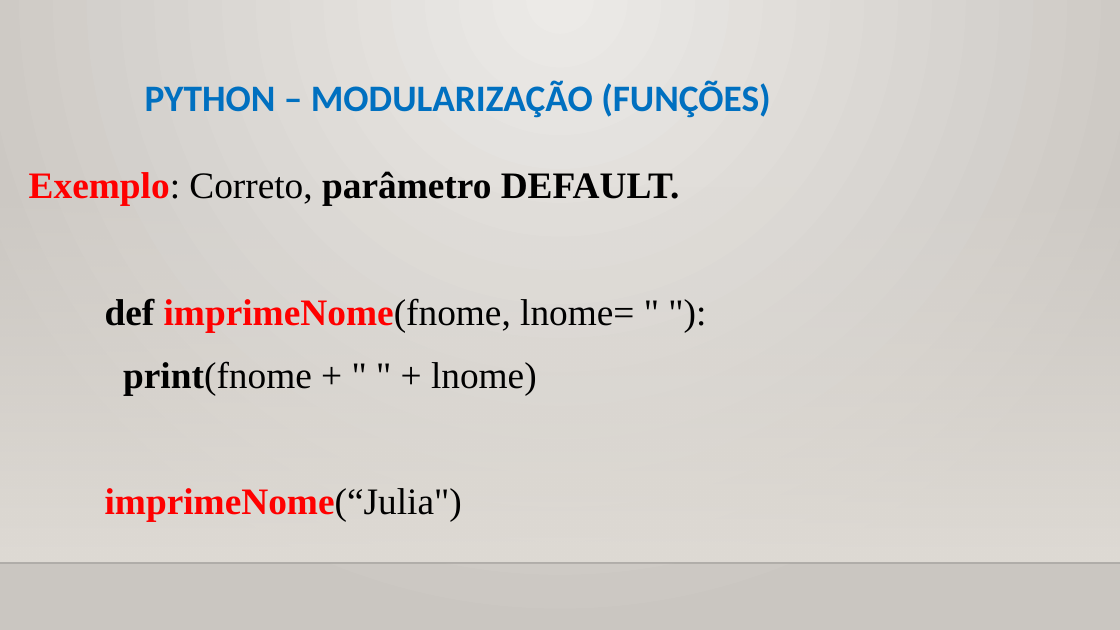
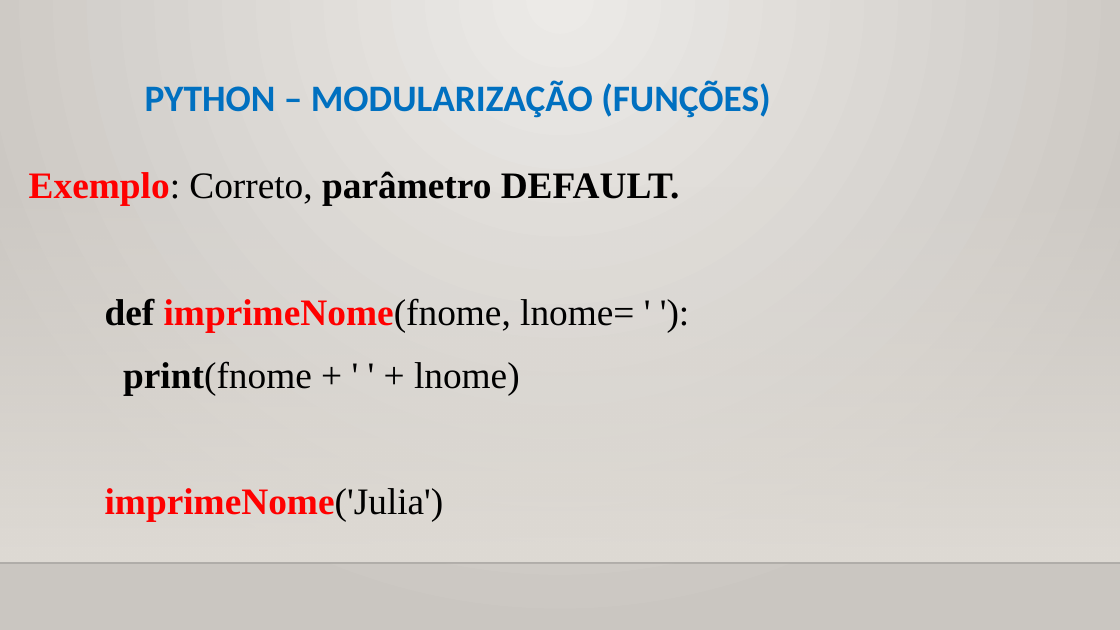
Before and after one commit to CloudEducationBrazil/WydenPythonParadigmas, a slide deck: slide 9 of 01 Classes/Aula 08 Programação Python - Modularização Funções.pptx. Drawn at 1120x630 pixels with LibreOffice and Linux fonts; fonts in the diff are those of the drawing; background and template pictures are left out. Boxes give left, top, right and bottom in pixels: in the first picture for what was removed or moved away, otherwise in the second. Text is boxed around its words. In the diff, an @@ line names an element or a change of style, - is before the commit and + after.

Commit message:
Aula Python Paradigmas 09Set2025 ...

```diff
--- a/01 Classes/Aula 08 Programação Python - Modularização Funções.pptx
+++ b/01 Classes/Aula 08 Programação Python - Modularização Funções.pptx
@@ text at box(105, 298, 634, 521): text changed @@
-  def imprimeNome(fnome, lnome= " "):
-  print(fnome + " " + lnome)
-  imprimeNome(“Julia")
+  def imprimeNome(fnome, lnome= ' '):
+  print(fnome + ' ' + lnome)
+  imprimeNome('Julia')
```
Also in this commit, not shown: 10 other slides changed, 3 other files.
